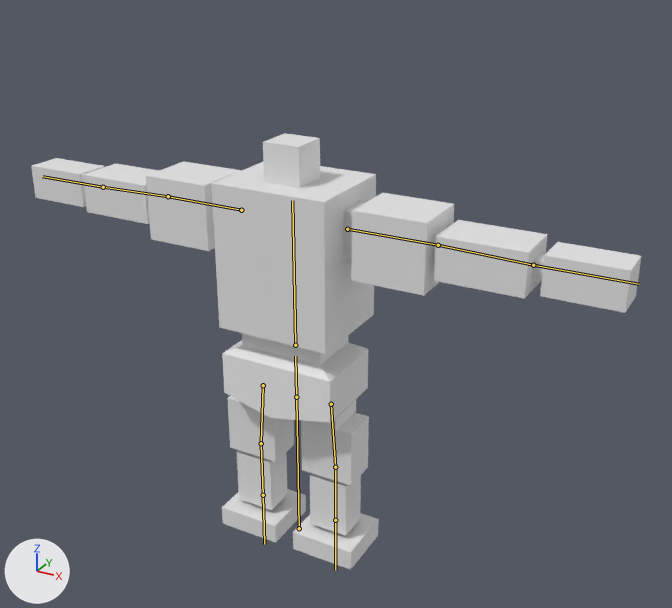
The FBX model DX11MyEngine/Resource/Model/Vehicle/Durga/Durga.fbx: old version first, new version second.
Camera for both pictures: a 50 mm camera at (42.9, -69.8, 62.1) aimed at (5.9, -2.6, 28.5). Every picture has the same lights, and +X, +Y and +Z are marked at lower left. The older version comes first. The bones that change, and the others that lie on the model, are drawn over the model as lines.
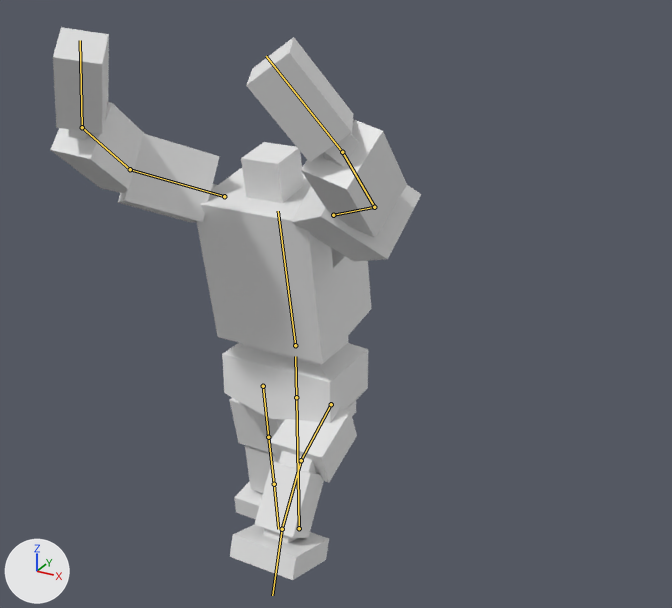
The newer file adds an action. The first version stands in its rest pose; the second is drawn at frame 29 of the action 'アーマチュア|WalkForward_L_Lift'.

Boxes (x1, y1, x2, y2) around the edits, measured in the pictures (672 x 608 px):
'Mesh', posed (39% narrower, 26% taller): before (31, 133, 641, 570); after (51, 27, 421, 580)
bone 'Spine', root to tip: before (295, 345) to (292, 200); after (295, 345) to (278, 211)
bone 'UpperArm.L', root to tip: before (347, 229) to (438, 245); after (333, 215) to (374, 207)
bone 'Forearm.L', root to tip: before (438, 245) to (533, 265); after (374, 207) to (342, 152)
bone 'Hand.L', root to tip: before (533, 265) to (639, 284); after (342, 152) to (266, 56)
bone 'UpperArm.R', root to tip: before (241, 210) to (168, 196); after (224, 196) to (130, 169)
bone 'Forearm.R', root to tip: before (168, 196) to (103, 187); after (130, 169) to (82, 127)
bone 'Hand.R', root to tip: before (103, 187) to (42, 176); after (82, 127) to (80, 40)
bone 'Thigh.L', root to tip: before (331, 404) to (335, 467); after (331, 404) to (301, 460)
bone 'Shin.L', root to tip: before (335, 467) to (335, 520); after (301, 460) to (282, 529)
bone 'Foot.L', root to tip: before (335, 520) to (335, 570); after (282, 529) to (272, 595)
bone 'Thigh.R', root to tip: before (263, 385) to (261, 443); after (263, 386) to (268, 437)
bone 'Shin.R', root to tip: before (261, 443) to (263, 495); after (268, 437) to (274, 484)

The change in detail:
Bone 'Spine' (bone_spine) turns from (0, 0, 0) to (10, 0, 0) degrees about its own x, y and z.
Bone 'UpperArm.L' (bone_upperarm_l) moves from (0.0, 0.0, 0.0) to (-13.3, 0.0, 0.0).
Bone 'UpperArm.L' (bone_upperarm_l) turns from (0, 0, 0) to (-33, -158, 45) degrees about its own x, y and z.
Bone 'Forearm.L' (bone_forearm_l) turns from (0, 0, 0) to (2, -3, -44) degrees about its own x, y and z.
Bone 'Hand.L' (bone_hand_l) turns from (0, 0, 0) to (15, -38, -47) degrees about its own x, y and z.
Bone 'UpperArm.R' (bone_upperarm_r) moves from (0.0, 0.0, 0.0) to (13.3, 0.0, 0.0).
Bone 'UpperArm.R' (bone_upperarm_r) turns from (0, 0, 0) to (-42, 145, -60) degrees about its own x, y and z.
Bone 'Forearm.R' (bone_forearm_r) turns from (0, 0, 0) to (11, -1, 51) degrees about its own x, y and z.
Bone 'Hand.R' (bone_hand_r) turns from (0, 0, 0) to (31, 14, 27) degrees about its own x, y and z.
Bone 'Thigh.L' (bone_thigh_l) turns from (0, 0, 0) to (69, -4, -2) degrees about its own x, y and z.
Bone 'Shin.L' (bone_shin_l) turns from (0, 0, 0) to (-36, 0, 0) degrees about its own x, y and z.
Bone 'Foot.L' (bone_foot_l) turns from (0, 0, 0) to (-15, 0, 0) degrees about its own x, y and z.
Bone 'Thigh.R' (bone_thigh_r) turns from (0, 0, 0) to (-12, -1, 0) degrees about its own x, y and z.
Bone 'Shin.R' (bone_shin_r) turns from (0, 0, 0) to (5, 0, 0) degrees about its own x, y and z.
